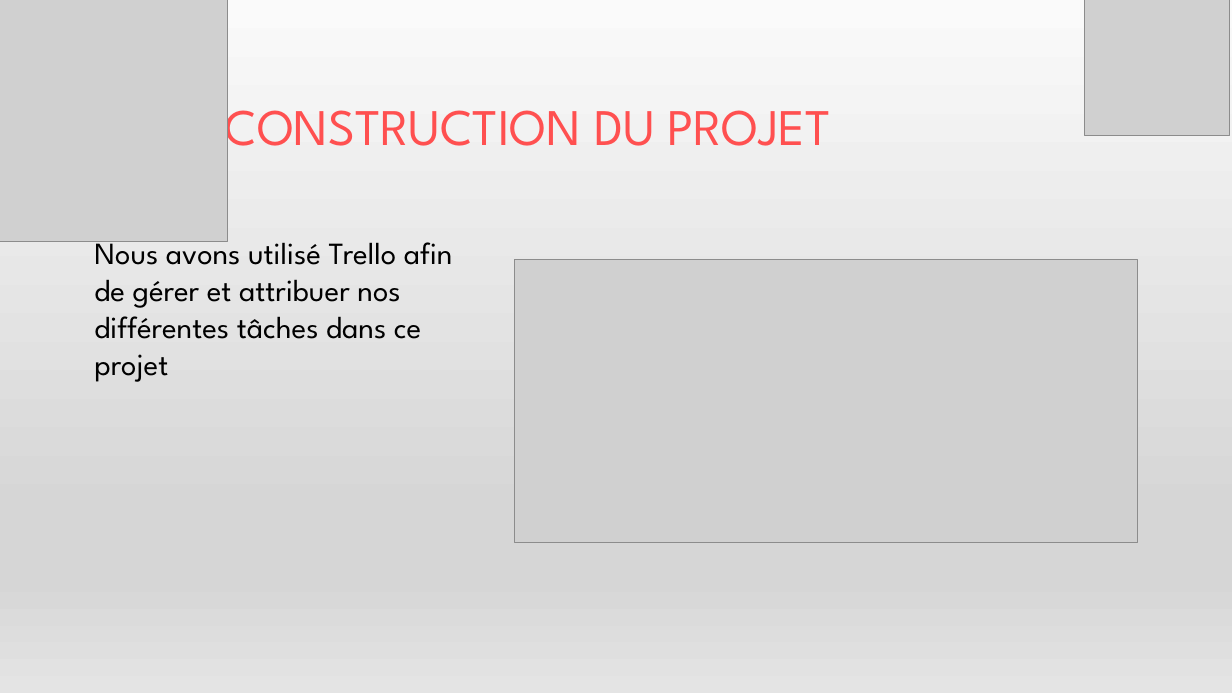
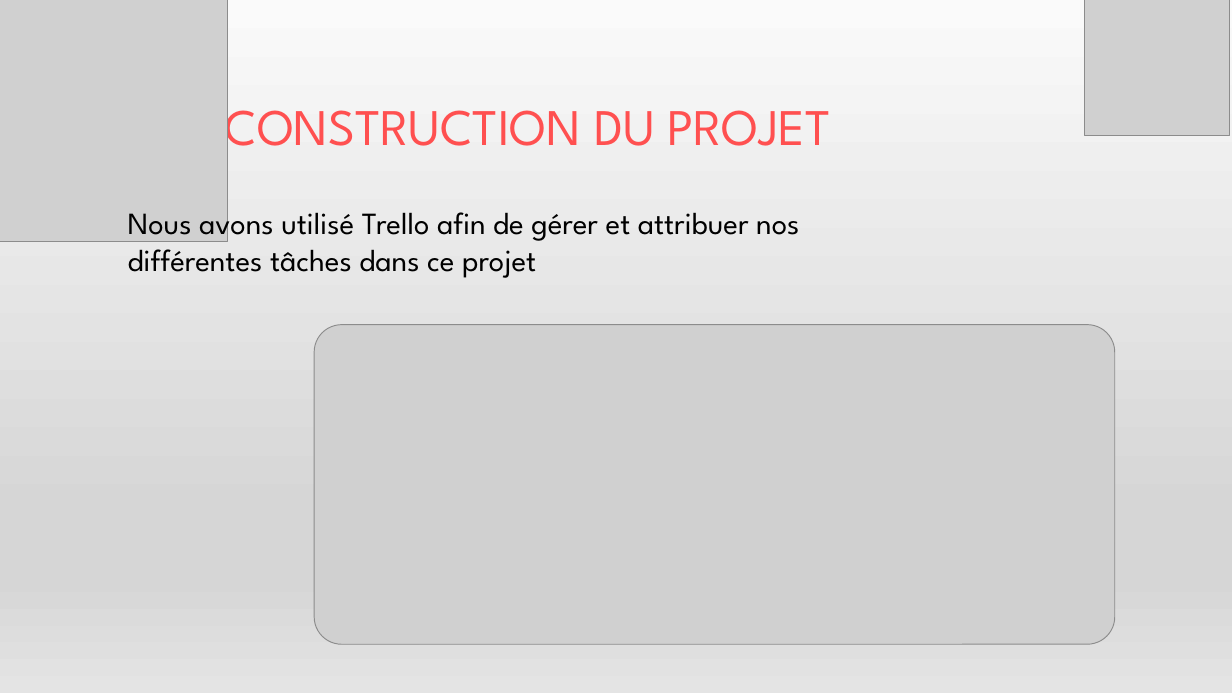
Before and after one commit to S-mkds/CDA-Dossiers-Professionnels, a slide deck: slide 7 of Présentation_Projet_Professionnel.pptx. Drawn at 1232x693 pixels with LibreOffice and Linux fonts; fonts in the diff are those of the drawing; grey boxes stand for pictures. Boxes give left, top, right and bottom in pixels: in the first picture for what was removed or moved away, otherwise in the second. Text is boxed around its words. In the diff, an @@ line names an element or a change of style, - is before the commit and + after.

```diff
--- a/Présentation_Projet_Professionnel.pptx
+++ b/Présentation_Projet_Professionnel.pptx
@@ text "Nous avons utilisé Trello afin ..." rewrapped from bbox=[94, 233, 453, 382] to bbox=[128, 203, 799, 278] @@
@@ picture: place and size @@
-picture at bbox=[514, 260, 1137, 543]
+picture at bbox=[314, 324, 1115, 644]
```
Also in this commit, not shown: 5 other slides changed, 1 slide removed, 2 other files.
